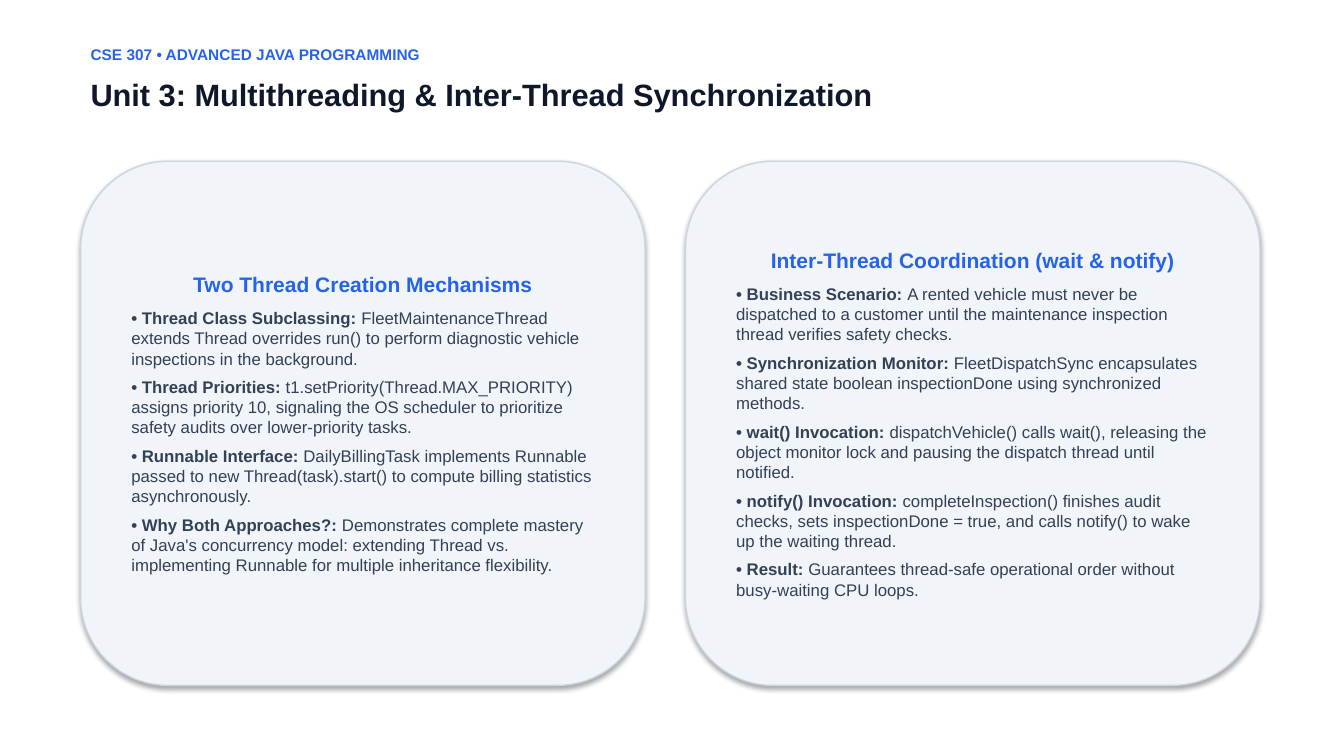
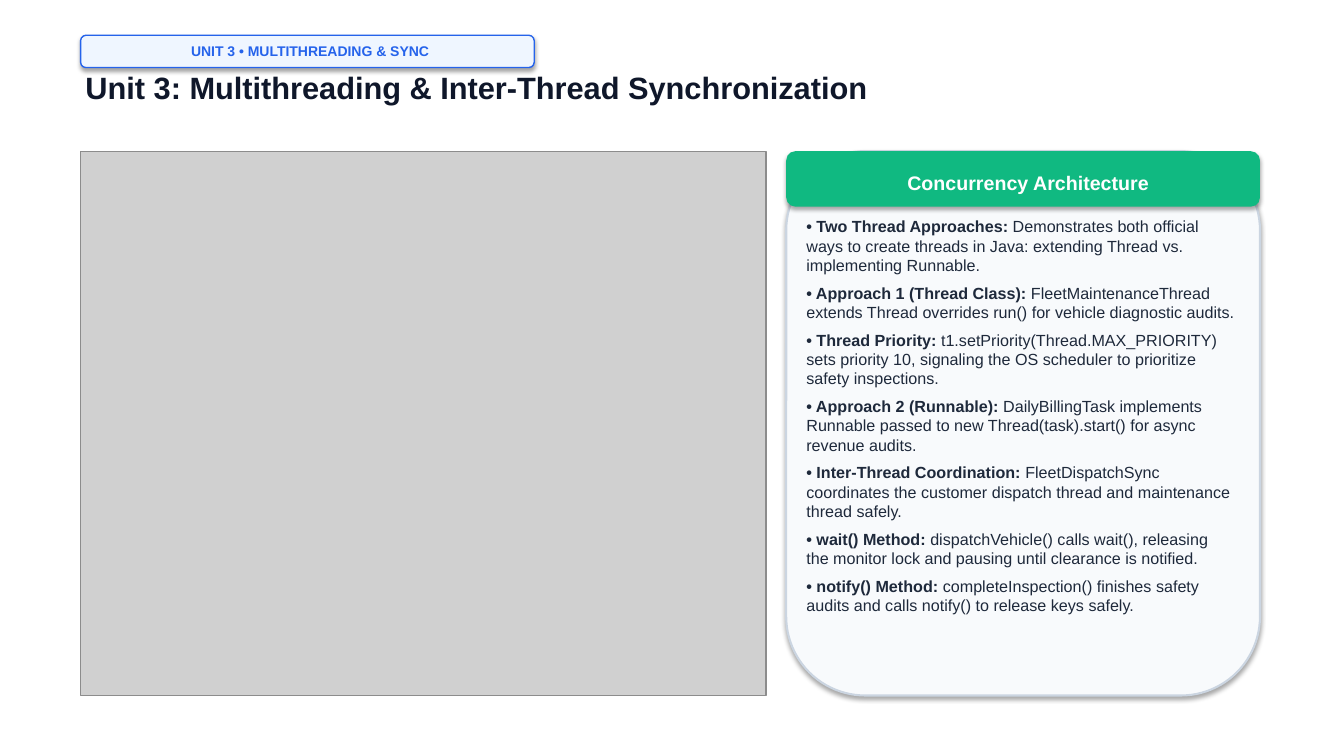
Before and after one commit to aarushdubey/car-rental-system-java, a slide deck: slide 6 of Car_Rental_System_Presentation.pptx. Drawn at 1344x756 pixels with LibreOffice and Linux fonts; fonts in the diff are those of the drawing; grey boxes stand for pictures. Boxes give left, top, right and bottom in pixels: in the first picture for what was removed or moved away, otherwise in the second. Text is boxed around its words. In the diff, an @@ line names an element or a change of style, - is before the commit and + after.

```diff
--- a/Car_Rental_System_Presentation.pptx
+++ b/Car_Rental_System_Presentation.pptx
@@ rounded rectangle added at [81, 35, 534, 68], fill #EFF6FF, outline #2563EB 1 pt, 10 pt, text #2563EB, bold @@
+UNIT 3 • MULTITHREADING & SYNC
@@ text removed at [91, 49, 420, 60] @@
-CSE 307 • ADVANCED JAVA PROGRAMMING
@@ text "Unit 3: Multithreading & Inter-Thread ...": place and size @@
-text "Unit 3: Multithreading & Inter-Thread ..." at [91, 83, 872, 111]
+text "Unit 3: Multithreading & Inter-Thread ..." at [85, 76, 867, 104]
@@ rounded rectangle removed at [81, 161, 645, 686] @@
-Two Thread Creation Mechanisms
-• Thread Class Subclassing: FleetMaintenanceThread extends Thread overrides run() to perform diagnostic vehicle inspections in the background.
-• Thread Priorities: t1.setPriority(Thread.MAX_PRIORITY) assigns priority 10, signaling the OS scheduler to prioritize safety audits over lower-priority tasks.
-• Runnable Interface: DailyBillingTask implements Runnable passed to new Thread(task).start() to compute billing statistics asynchronously.
-• Why Both Approaches?: Demonstrates complete mastery of Java's concurrency model: extending Thread vs. implementing Runnable for multiple inheritance flexibility.
@@ picture added at [81, 151, 766, 696] @@
@@ rounded rectangle: place and size @@
-rounded rectangle at [686, 161, 1260, 686]
+rounded rectangle at [786, 151, 1260, 696]
@@ rounded rectangle at [786, 151, 1260, 696]: fill #F1F5F9 to #F8FAFC; outline #CBD5E1 1 pt to #CBD5E1 1.5 pt @@
@@ rounded rectangle added at [786, 151, 1260, 207], fill #10B981, 14 pt, text #FFFFFF, bold @@
+Concurrency Architecture
@@ text added at [806, 220, 1234, 615], 11.5 pt, text #1E293B @@
+• Two Thread Approaches: Demonstrates both official ways to create threads in Java: extending Thread vs. implementing Runnable.
+• Approach 1 (Thread Class): FleetMaintenanceThread extends Thread overrides run() for vehicle diagnostic audits.
+• Thread Priority: t1.setPriority(Thread.MAX_PRIORITY) sets priority 10, signaling the OS scheduler to prioritize safety inspections.
+• Approach 2 (Runnable): DailyBillingTask implements Runnable passed to new Thread(task).start() for async revenue audits.
+• Inter-Thread Coordination: FleetDispatchSync coordinates the customer dispatch thread and maintenance thread safely.
+• wait() Method: dispatchVehicle() calls wait(), releasing the monitor lock and pausing until clearance is notified.
+• notify() Method: completeInspection() finishes safety audits and calls notify() to release keys safely.
@@ text in rounded rectangle at [736, 252, 1206, 600]: text removed @@
-Inter-Thread Coordination (wait & notify)
-• Business Scenario: A rented vehicle must never be dispatched to a customer until the maintenance inspection thread verifies safety checks.
-• Synchronization Monitor: FleetDispatchSync encapsulates shared state boolean inspectionDone using synchronized methods.
-• wait() Invocation: dispatchVehicle() calls wait(), releasing the object monitor lock and pausing the dispatch thread until notified.
-• notify() Invocation: completeInspection() finishes audit checks, sets inspectionDone = true, and calls notify() to wake up the waiting thread.
-• Result: Guarantees thread-safe operational order without busy-waiting CPU loops.
```
Also in this commit, not shown: 7 other slides changed, 2 slides added, 2 slides removed, 5 other files.
